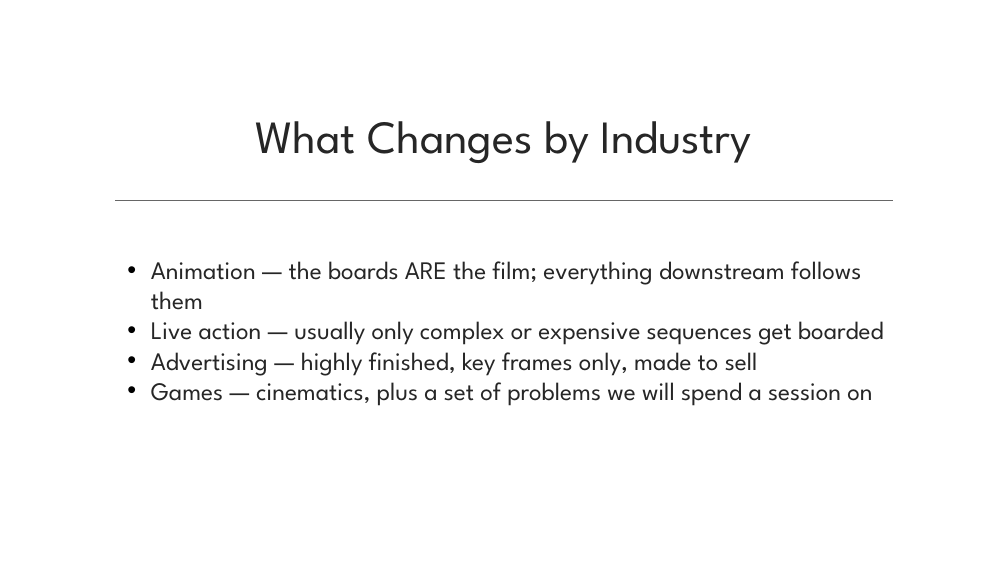
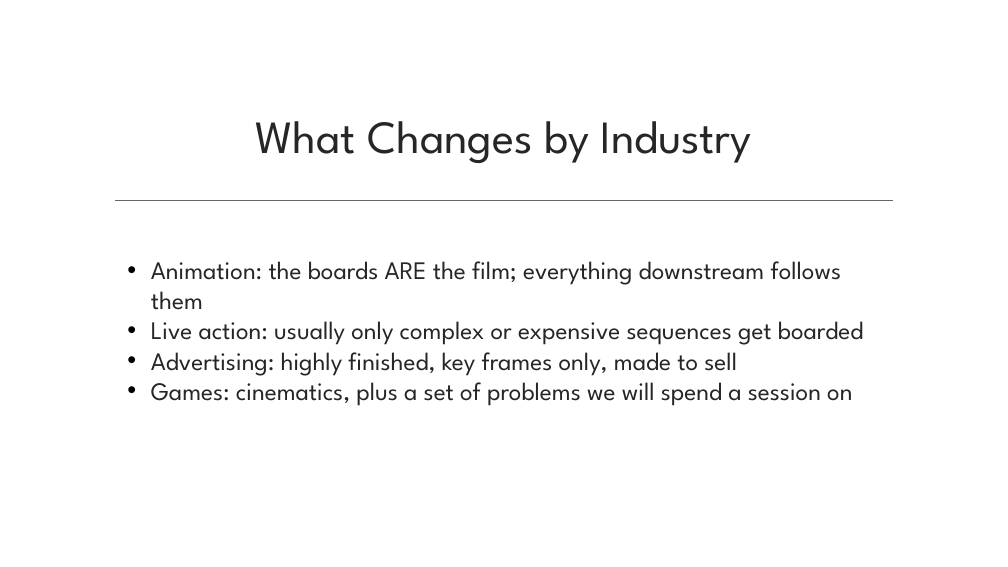
Before and after one commit to dcoes/Classes, a slide deck: slide 39 of Storyboarding/NewLectures/01_Intro_to_Storyboarding.pptx. Drawn at 1008x567 pixels with LibreOffice and Linux fonts; fonts in the diff are those of the drawing; background and template pictures are left out. Boxes give left, top, right and bottom in pixels: in the first picture for what was removed or moved away, otherwise in the second. Text is boxed around its words. In the diff, an @@ line names an element or a change of style, - is before the commit and + after.

```diff
--- a/Storyboarding/NewLectures/01_Intro_to_Storyboarding.pptx
+++ b/Storyboarding/NewLectures/01_Intro_to_Storyboarding.pptx
@@ text at box(151, 261, 864, 406): text changed @@
-• Animation — the boards ARE the film; everything downstream follows them
-• Live action — usually only complex or expensive sequences get boarded
-• Advertising — highly finished, key frames only, made to sell
-• Games — cinematics, plus a set of problems we will spend a session on
+• Animation: the boards ARE the film; everything downstream follows them
+• Live action: usually only complex or expensive sequences get boarded
+• Advertising: highly finished, key frames only, made to sell
+• Games: cinematics, plus a set of problems we will spend a session on
```
Also in this commit, not shown: 13 other slides changed, 53 other files.
